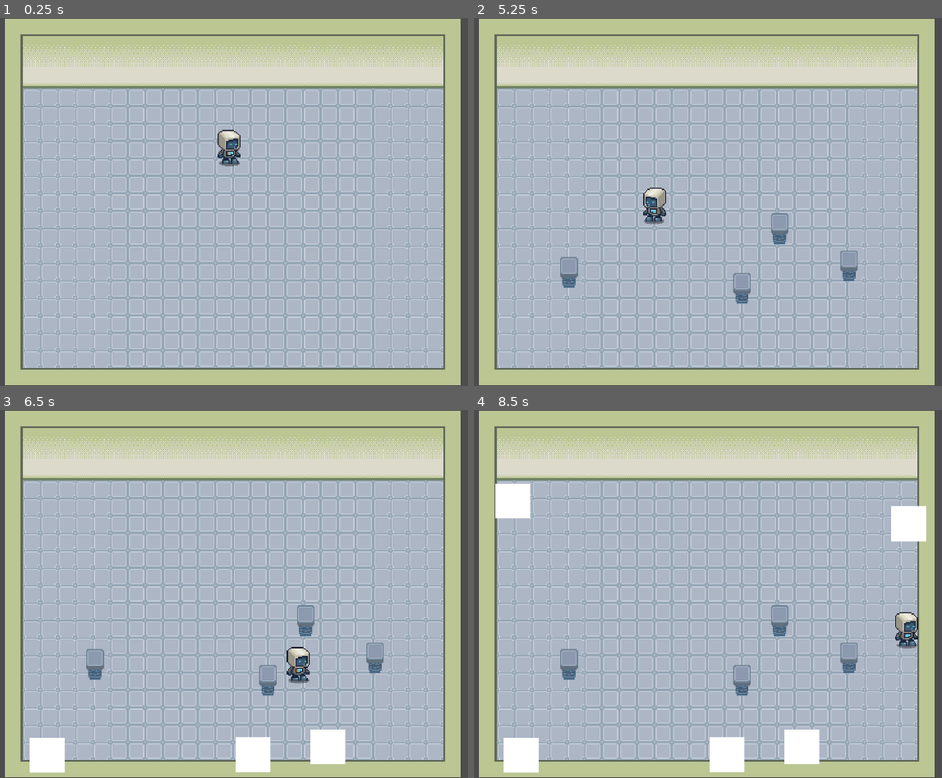
Above: before the commit, frames 1-4 (two rows, left to right).
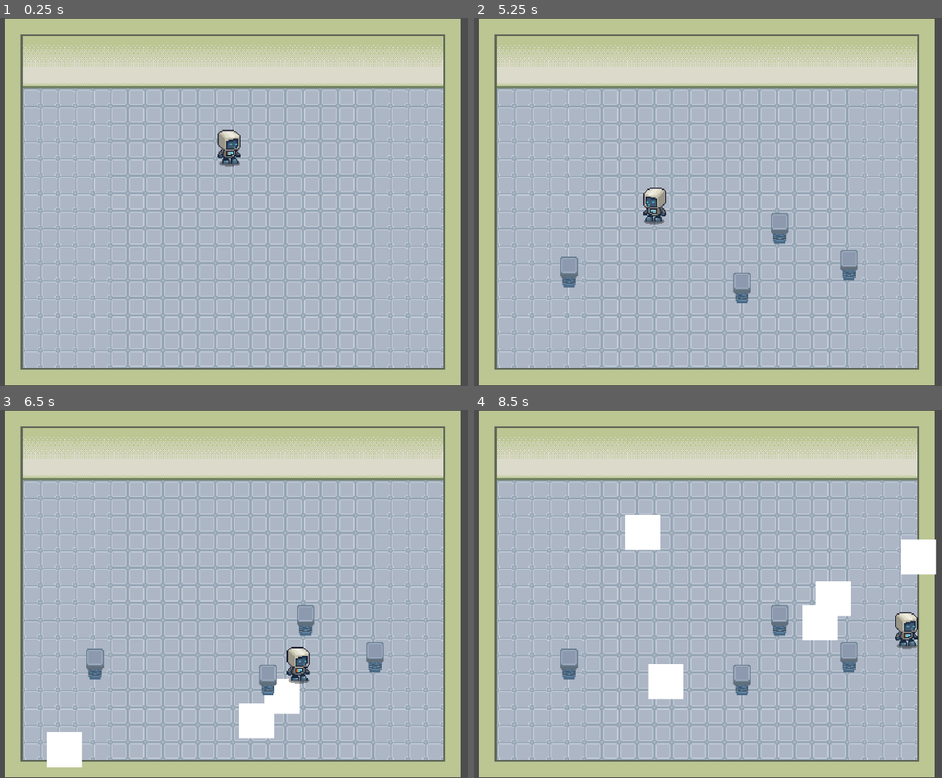
Above: after the commit, the same moments.

Repository: MaulIshak/gamedev-tv
Game: Godot game, scene res://scenes/gameplay.tscn
The game is run twice, just before and just after one commit, with the same random seed, the same clock (stepped at 60 frames per second) and the same inputs. The project has no main scene, so this scene is started directly.
Inputs:
- Up to frame 1 (0.25 s): no input
- Up to frame 2 (5.25 s): tap Enter at 0.5 s; hold D (move_right) 0.53-1.28 s; tap Shift (dash) every 0.75 s from 0.6 to 5.1 s; hold S (move_down) 1.28-2.03 s; hold D (move_right) 2.03-2.78 s; tap Space at 2.75 s; hold W (move_up) 2.78-3.53 s; hold A (move_left) 3.53-5.03 s; hold S (move_down) from 5.03 s (still down)
- Up to frame 3 (6.5 s): release S (move_down) at 5.78 s; hold D (move_right) from 5.78 s (still down); tap Shift (dash) at 5.85 s
- Up to frame 4 (8.5 s): release D (move_right) at 6.53 s; hold W (move_up) 6.53-7.28 s; tap Shift (dash) at 6.6, 7.35, 8.1 s; hold D (move_right) 7.28-8.03 s; hold S (move_down) from 8.03 s (still down)

The runs differ from the first frame. In frame 1, less than 0.1% of the frame differs, in the area x 46-52%, y 38-41%; in frame 2, 0.2%; in frame 3, 3.7%; in frame 4, 7.2%, in the area x 4-99%, y 20-99%.

Commit message:
layer renaming

Diff:
--- a/project.godot
+++ b/project.godot
@@ -55,6 +55,13 @@
 ]
 }
 
+[layer_names]
+
+2d_physics/layer_1="World"
+2d_physics/layer_2="Player"
+2d_physics/layer_3="Enemy"
+2d_physics/layer_4="Tower"
+
 [physics]
 
 3d/physics_engine="Jolt Physics"
--- a/scenes/enemy.tscn
+++ b/scenes/enemy.tscn
@@ -16,8 +16,8 @@
 radius = 13.0
 
 [node name="Enemy" type="CharacterBody2D" unique_id=1677773022]
-collision_layer = 0
-collision_mask = 0
+collision_layer = 4
+collision_mask = 2
 script = ExtResource("1_7p1mj")
 movement_speed = 4000.0
 
--- a/scenes/gameplay.tscn
+++ b/scenes/gameplay.tscn
@@ -70,6 +70,11 @@
 physics_layer_0/collision_layer = 1
 sources/0 = SubResource("TileSetAtlasSource_l1v76")
 
+[sub_resource type="NavigationPolygon" id="NavigationPolygon_4bh5q"]
+vertices = PackedVector2Array(486, 278, 106, 278, 106, 26, 486, 26)
+polygons = Array[PackedInt32Array]([PackedInt32Array(0, 1, 2, 3)])
+outlines = Array[PackedVector2Array]([PackedVector2Array(96, 16, 496, 16, 496, 288, 96, 288)])
+
 [node name="Gameplay" type="Node2D" unique_id=2043017776]
 
 [node name="TileMapLayer" type="TileMapLayer" parent="." unique_id=1643582645]
@@ -80,47 +85,19 @@
 position = Vector2(-8, 40)
 zoom = Vector2(0.8, 0.8)
 
-[node name="Player" parent="." unique_id=2047568749 instance=ExtResource("1_7biu0")]
-position = Vector2(-3, 5)
-
-[node name="turrets" type="Node2D" parent="." unique_id=1809935533]
-
-[node name="turret_spawn" type="Node2D" parent="turrets" unique_id=1156210711]
-y_sort_enabled = true
-
-[node name="turret_spawn_area" type="ReferenceRect" parent="turrets" unique_id=1014047594]
-visible = false
-offset_left = -144.0
-offset_top = -24.0
-offset_right = 144.0
-offset_bottom = 160.0
-mouse_filter = 2
-
-[node name="enemies" type="Node2D" parent="." unique_id=2009093955]
-
-[node name="enemies_spawn" type="Node2D" parent="enemies" unique_id=1506975193]
-
-[node name="enemies_spawn_area" type="ReferenceRect" parent="enemies" unique_id=1692144372]
-visible = false
-offset_left = -192.0
-offset_top = -64.0
-offset_right = 192.0
-offset_bottom = 192.0
-mouse_filter = 2
-
 [node name="spawner" parent="." unique_id=1893859270 node_paths=PackedStringArray("turret_spawn_area", "turret_parent", "enemy_spawn_area", "enemy_parent", "enemy_movement_target") instance=ExtResource("2_o412h")]
 script = ExtResource("4_din8e")
-turret_spawn_area = NodePath("../turrets/turret_spawn_area")
+turret_spawn_area = NodePath("../entities/turrets/turret_spawn_area")
 turret_scene = ExtResource("3_l1v76")
-turret_parent = NodePath("../turrets/turret_spawn")
+turret_parent = NodePath("../entities/turrets/turret_spawn")
 turret_max_count = 4
 center_exclusion_radius = 64.0
 min_turret_distance = 64.0
 max_spawn_attempts = 20
-enemy_spawn_area = NodePath("../enemies/enemies_spawn_area")
+enemy_spawn_area = NodePath("../entities/enemies/enemies_spawn_area")
 enemy_scene = ExtResource("5_ocj2s")
-enemy_parent = NodePath("../enemies/enemies_spawn")
-enemy_movement_target = NodePath("../Player")
+enemy_parent = NodePath("../entities/enemies/enemies_spawn")
+enemy_movement_target = NodePath("../entities/Player")
 enemy_max_count = 10
 enemy_edge_margin = 32.0
 min_enemy_distance = 32.0
@@ -129,3 +106,40 @@
 [node name="wave_manager" type="Node" parent="." unique_id=2000202662 node_paths=PackedStringArray("spawner")]
 script = ExtResource("7_4bh5q")
 spawner = NodePath("../spawner")
+
+[node name="NavigationRegion2D" type="NavigationRegion2D" parent="." unique_id=285261372]
+position = Vector2(-296, -88)
+navigation_polygon = SubResource("NavigationPolygon_4bh5q")
+
+[node name="entities" type="Node2D" parent="." unique_id=17060022]
+y_sort_enabled = true
+
+[node name="Player" parent="entities" unique_id=2047568749 instance=ExtResource("1_7biu0")]
+position = Vector2(-3, 5)
+
+[node name="turrets" type="Node2D" parent="entities" unique_id=1809935533]
+y_sort_enabled = true
+
+[node name="turret_spawn" type="Node2D" parent="entities/turrets" unique_id=1156210711]
+y_sort_enabled = true
+
+[node name="turret_spawn_area" type="ReferenceRect" parent="entities/turrets" unique_id=1014047594]
+visible = false
+offset_left = -144.0
+offset_top = -24.0
+offset_right = 144.0
+offset_bottom = 160.0
+mouse_filter = 2
+
+[node name="enemies" type="Node2D" parent="entities" unique_id=2009093955]
+y_sort_enabled = true
+
+[node name="enemies_spawn" type="Node2D" parent="entities/enemies" unique_id=1506975193]
+
+[node name="enemies_spawn_area" type="ReferenceRect" parent="entities/enemies" unique_id=1692144372]
+visible = false
+offset_left = -192.0
+offset_top = -64.0
+offset_right = 192.0
+offset_bottom = 192.0
+mouse_filter = 2
--- a/scenes/player.tscn
+++ b/scenes/player.tscn
@@ -22,19 +22,23 @@
 radius = 8.062258
 
 [node name="Player" type="CharacterBody2D" unique_id=2047568749]
+y_sort_enabled = true
+collision_layer = 2
 script = ExtResource("1_3vyb7")
 walk_speed = 100.0
 dash_speed = 400.0
 dash_cooldown = 0.4
 
 [node name="Sprite2D" type="Sprite2D" parent="." unique_id=1429083678]
-position = Vector2(0, -7)
+y_sort_enabled = true
+position = Vector2(0, -1)
 scale = Vector2(0.671875, 0.71875)
 texture = ExtResource("2_tuyoq")
+offset = Vector2(0, -8)
 
 [node name="AnimatedSprite2D" type="AnimatedSprite2D" parent="." unique_id=1554100876]
-position = Vector2(0, -22)
 sprite_frames = SubResource("SpriteFrames_qlg0r")
+offset = Vector2(0, -22)
 metadata/_edit_lock_ = true
 
 [node name="CollisionShape2D" type="CollisionShape2D" parent="." unique_id=1439401240]
--- a/scenes/turret.tscn
+++ b/scenes/turret.tscn
@@ -1,11 +1,25 @@
 [gd_scene format=3 uid="uid://dlvi58ltj70ky"]
 
+[ext_resource type="Script" uid="uid://dgmpkm1jhao51" path="res://scripts/turret.gd" id="1_el7wl"]
 [ext_resource type="Texture2D" uid="uid://d1s4wlu0nmrol" path="res://assets/sprites/turret_connect.png" id="1_x3mc5"]
 
-[node name="Node2D" type="Sprite2D" unique_id=1646187261]
-z_index = 2
+[sub_resource type="RectangleShape2D" id="RectangleShape2D_485p4"]
+size = Vector2(19, 31)
+
+[node name="Node2D" type="Node2D" unique_id=2092029068]
 y_sort_enabled = true
+script = ExtResource("1_el7wl")
+
+[node name="Sprite2D" type="Sprite2D" parent="." unique_id=2011083475]
 texture = ExtResource("1_x3mc5")
 offset = Vector2(0, -15)
 region_enabled = true
-region_rect = Rect2(48, 16, 16, 32)
+region_rect = Rect2(47, 17, 18, 31)
+
+[node name="Area2D" type="Area2D" parent="." unique_id=722598998]
+collision_layer = 8
+collision_mask = 2
+
+[node name="CollisionShape2D" type="CollisionShape2D" parent="Area2D" unique_id=1918059467]
+position = Vector2(-0.5, -14.5)
+shape = SubResource("RectangleShape2D_485p4")
--- /dev/null
+++ b/scripts/turret.gd
@@ -0,0 +1,11 @@
+extends Node2D
+
+
+# Called when the node enters the scene tree for the first time.
+func _ready() -> void:
+	pass # Replace with function body.
+
+
+# Called every frame. 'delta' is the elapsed time since the previous frame.
+func _process(delta: float) -> void:
+	pass
Not shown: 1 places in scenes/enemy.tscn that only renumber resources
Not shown, added: scripts/turret.gd.uid
